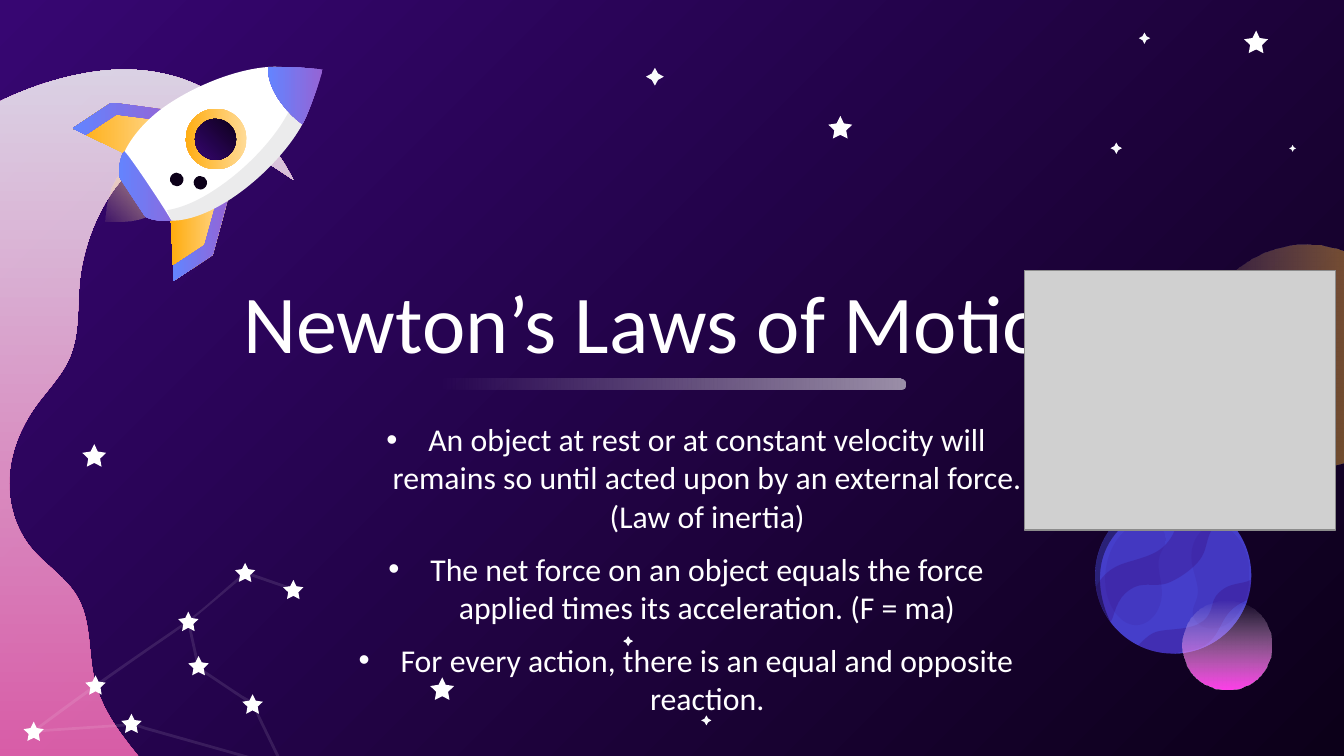
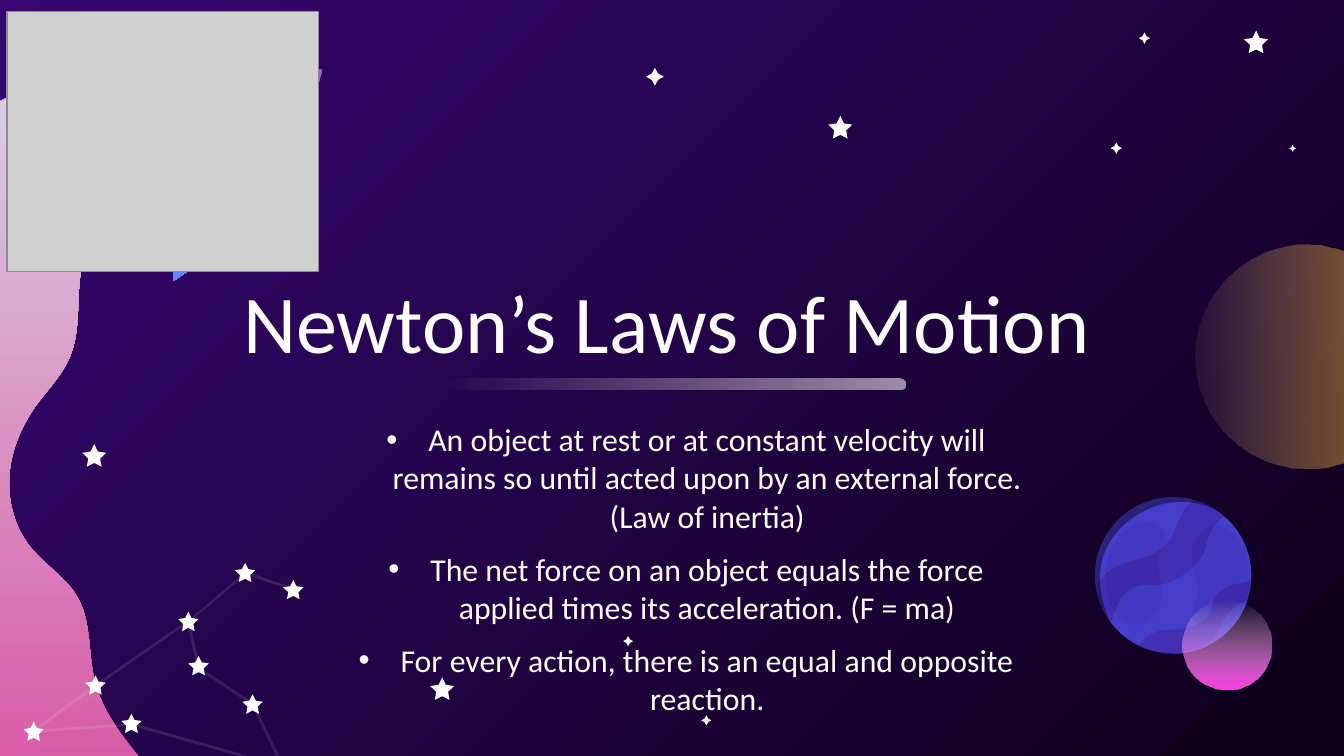
Before and after one commit to usedgenes/Rocketry-Curriculum, a slide deck: slide 3 of Week 1/Day 1/Presentation.pptx (slide 4 before the commit). Drawn at 1344x756 pixels with LibreOffice and Linux fonts; fonts in the diff are those of the drawing; grey boxes stand for pictures. Boxes give left, top, right and bottom in pixels: in the first picture for what was removed or moved away, otherwise in the second. Text is boxed around its words. In the diff, an @@ line names an element or a change of style, - is before the commit and + after.

```diff
--- a/Week 1/Day 1/Presentation.pptx
+++ b/Week 1/Day 1/Presentation.pptx
@@ picture moved from (x1=1024, y1=270, x2=1336, y2=530) to (x1=7, y1=12, x2=319, y2=271) @@
@@ group removed at (x1=73, y1=102, x2=250, y2=223): 8 freeform shapes @@
```
Also in this commit, not shown: 3 slides added, 3 slides removed, 6 other files.
